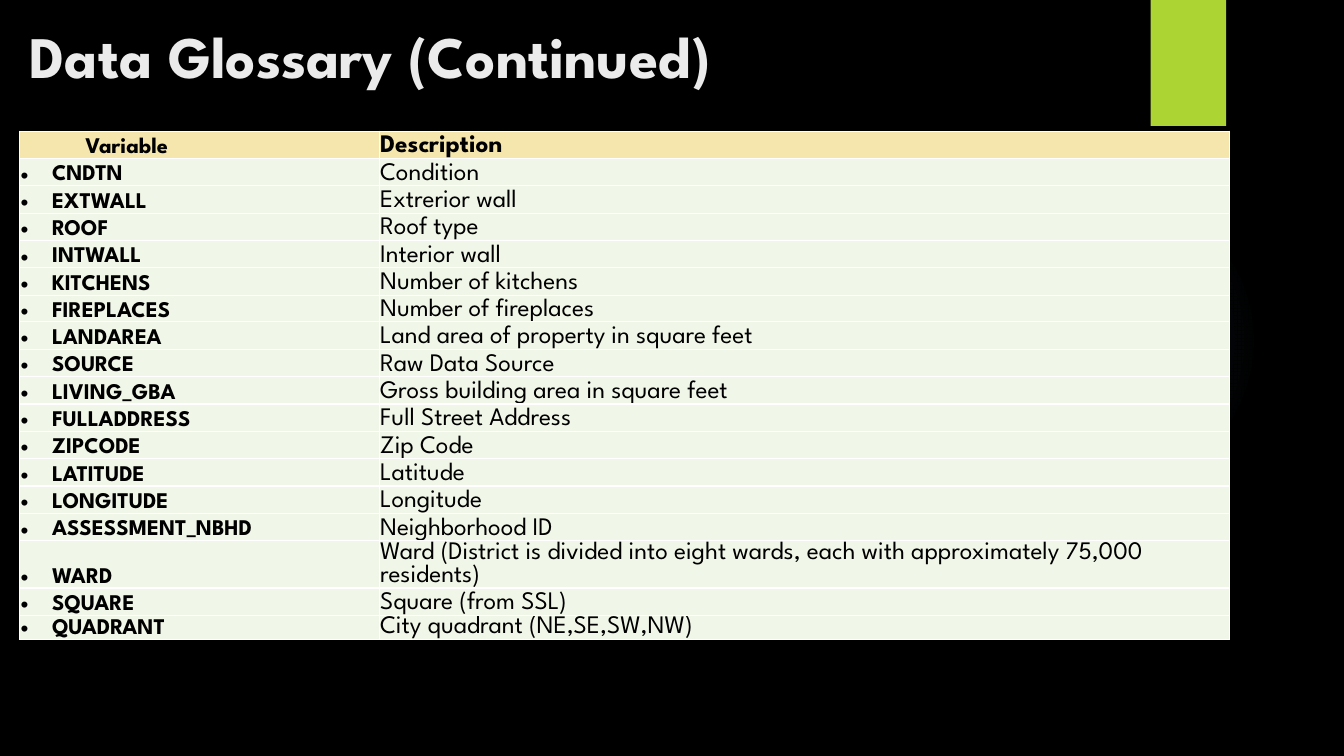
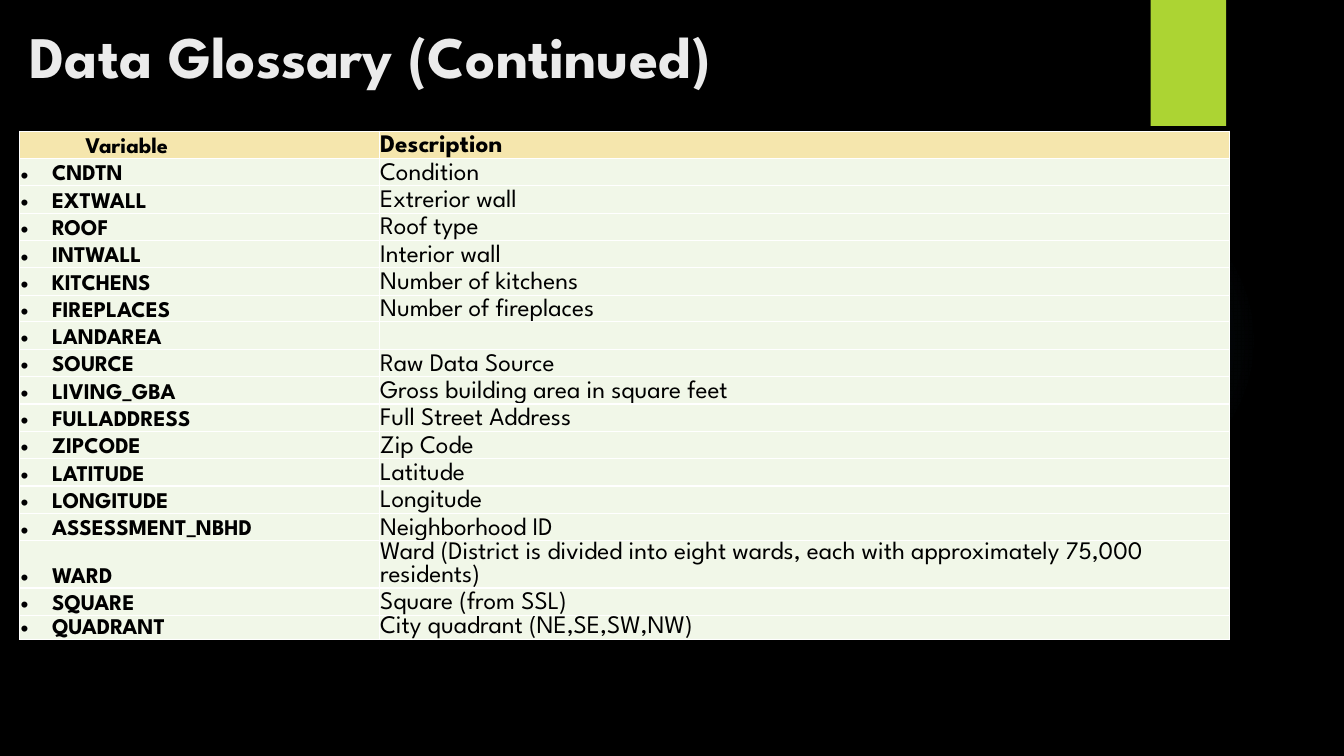
Before and after one commit to crm105/DATS6101_DataScience, a slide deck: slide 6 of eda_project/Dwellings prices in the DC metropolitan area.pptx. Drawn at 1344x756 pixels with LibreOffice and Linux fonts; fonts in the diff are those of the drawing; background and template pictures are left out. Boxes give left, top, right and bottom in pixels: in the first picture for what was removed or moved away, otherwise in the second. Text is boxed around its words. In the diff, an @@ line names an element or a change of style, - is before the commit and + after.

Commit message:
Draft PPT

```diff
--- a/eda_project/Dwellings prices in the DC metropolitan area.pptx
+++ b/eda_project/Dwellings prices in the DC metropolitan area.pptx
@@ table at [20,131,1230,721] @@
-row 8, column 2: Land area of property in square feet
+row 8, column 2: 
```
Also in this commit, not shown: 4 slides added.
